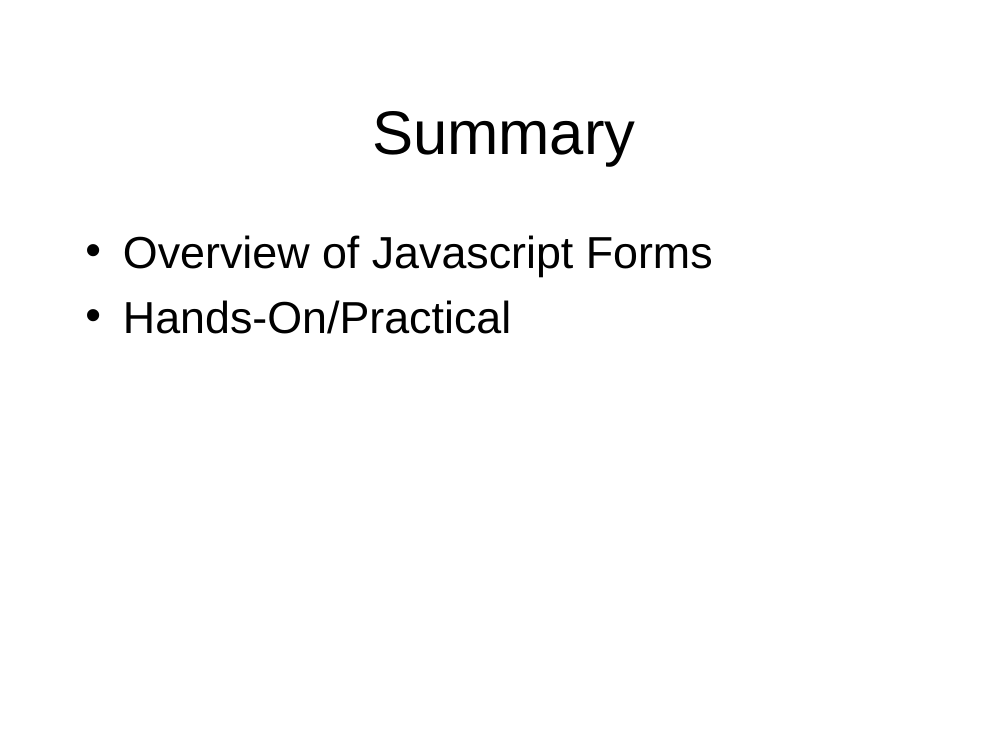
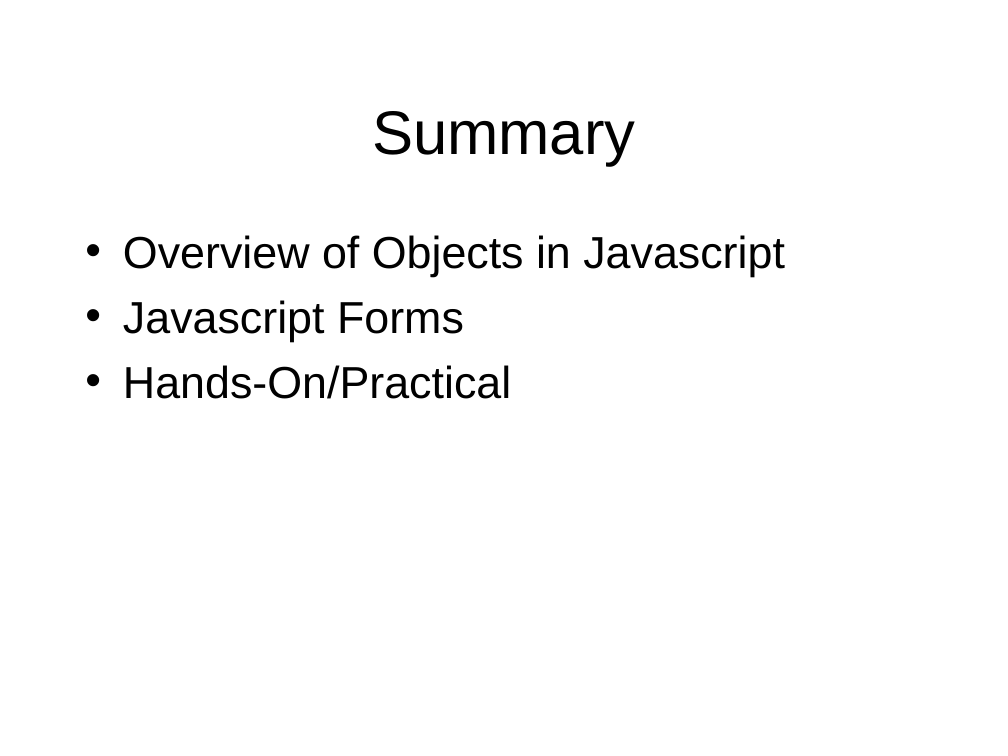
Before and after one commit to octaviordz/zjnu2017.github.io, a slide deck: slide 19 of WAD/lectures/110--Javascript.Forms.pptx. Drawn at 1008x756 pixels with LibreOffice and Linux fonts; fonts in the diff are those of the drawing. Boxes give left, top, right and bottom in pixels: in the first picture for what was removed or moved away, otherwise in the second. Text is boxed around its words. In the diff, an @@ line names an element or a change of style, - is before the commit and + after.

```diff
--- a/WAD/lectures/110--Javascript.Forms.pptx
+++ b/WAD/lectures/110--Javascript.Forms.pptx
@@ text at <box>123,235,785,342</box>: text changed @@
-• Overview of Javascript Forms
+• Overview of Objects in Javascript
+• Javascript Forms
```
Also in this commit, not shown: 4 other slides changed, 1 slide added, 1 slide removed, 11 other files.
